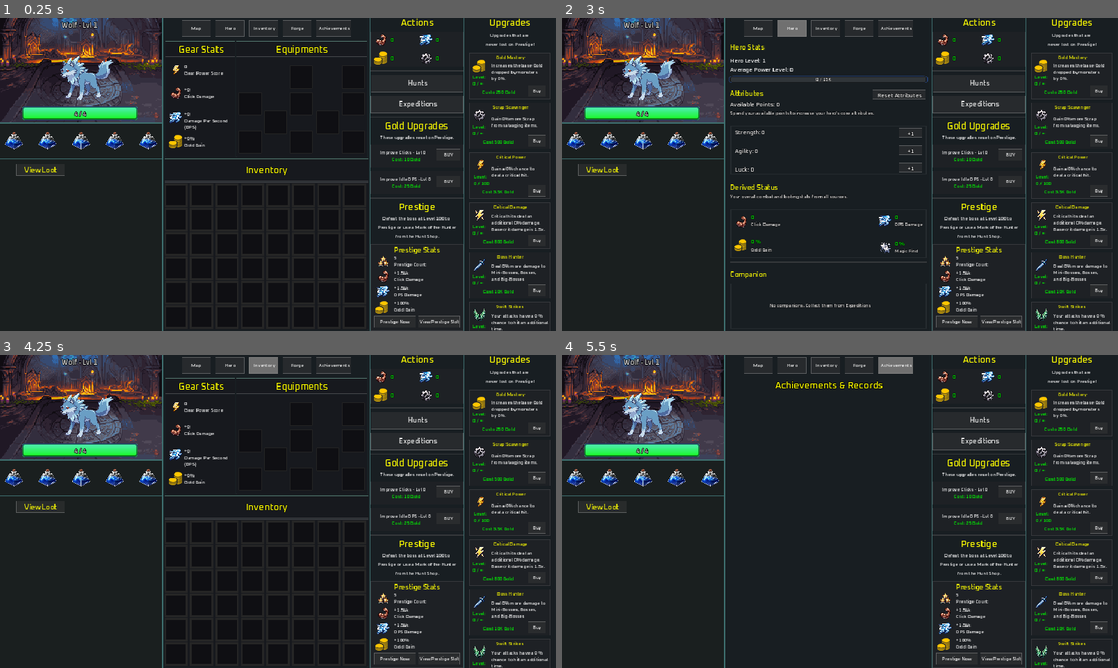
Above: before the commit, frames 1-4 (two rows, left to right).
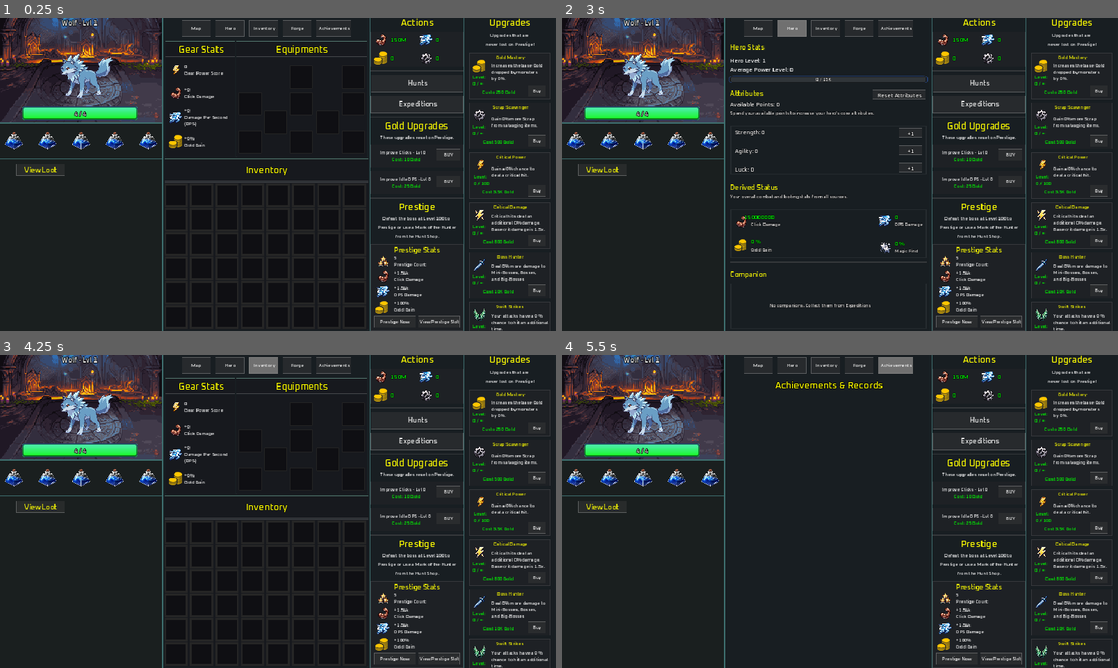
Above: after the commit, the same moments.

Repository: diemissonlima/idle_adventure
Game: Godot game, scene res://scenes/main_scene.tscn
The game is run twice, just before and just after one commit, with the same random seed, the same clock (stepped at 60 frames per second) and the same inputs. The project has no main scene, so this scene is started directly.
Inputs:
- Up to frame 1 (0.25 s): no input
- Up to frame 2 (3 s): click "View Loot" at 0.5 s; click "View Log" at 1.25 s; click "Map" at 2 s; click "Hero" at 2.75 s
- Up to frame 3 (4.25 s): click "Inventory" at 3.5 s
- Up to frame 4 (5.5 s): click "Forge" at 4.25 s; click "Achievements" at 5 s

The runs differ from the first frame. In frame 1, 0.8% of the frame differs, in the area x 10-73%, y 0-36%; in frame 2, 0.7%; in frame 3, 0.8%; in frame 4, 0.6%.

Commit message:
Remova os sprites não utilizados dos inimigos bandidos.
Excluí os arquivos assets/enemies/1/1.png a 1/4.png e seus respectivos arquivos .import, pois esses sprites de inimigos bandidos não são mais utilizados. Atualizei vários arquivos de estado e de recolhimento do editor Godot, bem como arquivos recentes e cenas abertas, para refletir a remoção e o contexto de edição atual.
Corrigido bug de spawnar varios inimigos

Diff:
--- a/scenes/base_enemy.tscn
+++ b/scenes/base_enemy.tscn
@@ -1,10 +1,6 @@
-[gd_scene load_steps=14 format=3 uid="uid://wxnhpxtp6xfn"]
+[gd_scene load_steps=9 format=3 uid="uid://wxnhpxtp6xfn"]
 
 [ext_resource type="Script" path="res://scripts/base_enemy.gd" id="1_4oi7a"]
-[ext_resource type="Texture2D" uid="uid://cyg2dwh3ts8mq" path="res://assets/enemies/1/1.png" id="2_5tmd5"]
-[ext_resource type="Texture2D" uid="uid://dkguxe1wfyu46" path="res://assets/enemies/1/2.png" id="3_gcs7q"]
-[ext_resource type="Texture2D" uid="uid://bklw8pc3sglk7" path="res://assets/enemies/1/3.png" id="4_nbjpk"]
-[ext_resource type="Texture2D" uid="uid://duir1gl6wo5di" path="res://assets/enemies/1/4.png" id="5_xvpjm"]
 [ext_resource type="Texture2D" uid="uid://b3bqaij1prm5h" path="res://assets/progressbar/V1/Background Static.png" id="6_1flv0"]
 [ext_resource type="Texture2D" uid="uid://dl6h6x71p5tr8" path="res://assets/progressbar/V1/Foreground.png" id="7_0xuk0"]
 [ext_resource type="Texture2D" uid="uid://bwstjkly0iwia" path="res://assets/progressbar/V1/Background Bar2.png" id="8_w75xy"]
@@ -12,26 +8,6 @@
 
 [sub_resource type="RectangleShape2D" id="RectangleShape2D_yjes7"]
 size = Vector2(46, 59)
-
-[sub_resource type="SpriteFrames" id="SpriteFrames_3sny4"]
-animations = [{
-"frames": [{
-"duration": 1.0,
-"texture": ExtResource("2_5tmd5")
-}, {
-"duration": 1.0,
-"texture": ExtResource("3_gcs7q")
-}, {
-"duration": 1.0,
-"texture": ExtResource("4_nbjpk")
-}, {
-"duration": 1.0,
-"texture": ExtResource("5_xvpjm")
-}],
-"loop": true,
-"name": &"default",
-"speed": 5.0
-}]
 
 [sub_resource type="LabelSettings" id="LabelSettings_u1rnd"]
 line_spacing = 0.0
@@ -68,14 +44,6 @@
 pivot_offset = Vector2(25, 50)
 expand_mode = 1
 
-[node name="Animation" type="AnimatedSprite2D" parent="."]
-visible = false
-position = Vector2(0, -1)
-scale = Vector2(0.85, 0.85)
-sprite_frames = SubResource("SpriteFrames_3sny4")
-autoplay = "default"
-offset = Vector2(0, -28)
-
 [node name="ProgressBar" type="TextureProgressBar" parent="."]
 custom_minimum_size = Vector2(50, 12)
 anchors_preset = 7
@@ -84,9 +52,9 @@
 anchor_right = 0.5
 anchor_bottom = 1.0
 offset_left = -50.0
-offset_top = 4.0
+offset_top = 6.0
 offset_right = 50.0
-offset_bottom = 16.0
+offset_bottom = 18.0
 grow_horizontal = 2
 grow_vertical = 0
 value = 50.0
--- a/scenes/enemies/bandit_1.tscn
+++ b/scenes/enemies/bandit_1.tscn
@@ -9,12 +9,12 @@
 enemy_type = 0
 enemy_race = 1
 drop_list = Array[PackedScene]([ExtResource("2_j660x")])
-drop_chances = Array[float]([1.0])
+drop_chances = Array[float]([0.1])
 
 [node name="Sprite" parent="." index="1"]
 offset_top = -39.0
 offset_bottom = 11.0
 texture = ExtResource("2_sovtd")
 
-[node name="EnemyName" parent="." index="4"]
+[node name="EnemyName" parent="." index="3"]
 text = "Bandit"
--- a/scenes/main_scene.tscn
+++ b/scenes/main_scene.tscn
@@ -316,7 +316,7 @@
 expand_mode = 1
 
 [node name="Marker2D" type="Marker2D" parent="Container1/Battlefield"]
-position = Vector2(69, 72)
+position = Vector2(69, 70)
 
 [node name="BackgroundPotion" type="TextureRect" parent="Container1"]
 custom_minimum_size = Vector2(140, 30)
@@ -492,28 +492,28 @@
 slot_scene = ExtResource("16_rxm7j")
 
 [node name="VBoxContainer" type="VBoxContainer" parent="Container1/BackgroundLog/LootContainer"]
-custom_minimum_size = Vector2(25, 116)
+custom_minimum_size = Vector2(15, 116)
 layout_mode = 2
 theme_override_constants/separation = 2
 
 [node name="Gold" type="TextureRect" parent="Container1/BackgroundLog/LootContainer/VBoxContainer"]
-custom_minimum_size = Vector2(25, 25)
+custom_minimum_size = Vector2(20, 20)
 layout_mode = 2
 texture = ExtResource("11_7htbn")
 expand_mode = 1
 
 [node name="Sprite" type="TextureRect" parent="Container1/BackgroundLog/LootContainer/VBoxContainer/Gold"]
-custom_minimum_size = Vector2(20, 20)
+custom_minimum_size = Vector2(15, 15)
 layout_mode = 1
 anchors_preset = 8
 anchor_left = 0.5
 anchor_top = 0.5
 anchor_right = 0.5
 anchor_bottom = 0.5
-offset_left = -10.0
-offset_top = -10.0
-offset_right = 10.0
-offset_bottom = 10.0
+offset_left = -5.0
+offset_top = -5.0
+offset_right = 5.0
+offset_bottom = 5.0
 grow_horizontal = 2
 grow_vertical = 2
 texture = ExtResource("12_4my6k")
@@ -521,10 +521,10 @@
 
 [node name="Label" type="Label" parent="Container1/BackgroundLog/LootContainer/VBoxContainer/Gold"]
 layout_mode = 0
-offset_left = 33.0
-offset_top = 8.0
-offset_right = 66.0
-offset_bottom = 15.0
+offset_left = 28.0
+offset_top = 7.0
+offset_right = 61.0
+offset_bottom = 14.0
 text = "547g - 751g"
 label_settings = SubResource("LabelSettings_ufw3e")
 
@@ -1689,9 +1689,9 @@
 [node name="Label" type="Label" parent="Container2/Inventory/BackgroundStats/DpsDamage"]
 layout_mode = 0
 offset_left = 13.0
-offset_top = 1.0
-offset_right = 47.0
-offset_bottom = 11.0
+offset_top = -2.0
+offset_right = 51.0
+offset_bottom = 15.0
 text = "+2.52M
 Damage Per Second
 (DPS)"
--- a/scenes/slot_possible_item.tscn
+++ b/scenes/slot_possible_item.tscn
@@ -22,7 +22,7 @@
 font_size = 4
 
 [node name="Item" type="TextureRect" node_paths=PackedStringArray("item_name_label", "power_level_label", "gold_gain_label", "dps_damage_label", "click_damage_label", "magic_find_label")]
-custom_minimum_size = Vector2(25, 25)
+custom_minimum_size = Vector2(20, 20)
 texture = ExtResource("1_xlrgv")
 expand_mode = 1
 script = ExtResource("2_3wupj")
@@ -34,17 +34,17 @@
 magic_find_label = NodePath("ItemInfo/VBoxContainer/MagicFind")
 
 [node name="Sprite" type="TextureRect" parent="."]
-custom_minimum_size = Vector2(20, 20)
+custom_minimum_size = Vector2(15, 15)
 layout_mode = 1
 anchors_preset = 8
 anchor_left = 0.5
 anchor_top = 0.5
 anchor_right = 0.5
 anchor_bottom = 0.5
-offset_left = -10.0
-offset_top = -10.0
-offset_right = 10.0
-offset_bottom = 10.0
+offset_left = -5.0
+offset_top = -5.0
+offset_right = 5.0
+offset_bottom = 5.0
 grow_horizontal = 2
 grow_vertical = 2
 expand_mode = 1
@@ -53,8 +53,8 @@
 visible = false
 custom_minimum_size = Vector2(60, 54)
 layout_mode = 0
-offset_left = 26.0
-offset_right = 86.0
+offset_left = 22.0
+offset_right = 82.0
 offset_bottom = 54.0
 texture = ExtResource("2_k3qr6")
 expand_mode = 1
--- a/scripts/base_enemy.gd
+++ b/scripts/base_enemy.gd
@@ -9,13 +9,15 @@
 @export var enemy_name: String
 @export var max_health: float
 @export var health: float
-@export_enum("Normal", "Mini-Boss", "Boss") var enemy_type
+@export_enum("Normal", "Elite", "Boss") var enemy_type
 @export_enum(
 	"goblin", "bandit", "slime", "wolf"
 ) var enemy_race
 
 @export var drop_list: Array[PackedScene]
 @export var drop_chances: Array[float]
+
+var is_dead: bool = false
 
 
 func _ready() -> void:
@@ -65,6 +67,11 @@
 
 
 func kill() -> void:
+	if is_dead:
+		return
+
+	is_dead = true
+
 	var gold_range = World.get_gold_range(str(World.level))
 	var gold_dropped: float = randi_range(gold_range[0], gold_range[1])
 
--- a/scripts/global_player.gd
+++ b/scripts/global_player.gd
@@ -13,7 +13,7 @@
 
 # status de dano
 var dps_damage: float = 0.0#150000000
-var click_damage: float = 0.0#150000000
+var click_damage: float = 150000000
 var gold_resource: float = 0.0#16330000000000000000000
 var scrap_resource: float = 0.0
 
Binary file removed: assets/enemies/1/1.png
Not shown, removed: assets/enemies/1/1.png.import
Binary file removed: assets/enemies/1/2.png
Not shown, removed: assets/enemies/1/2.png.import
Binary file removed: assets/enemies/1/3.png
Not shown, removed: assets/enemies/1/3.png.import
Binary file removed: assets/enemies/1/4.png
Not shown, removed: assets/enemies/1/4.png.import
